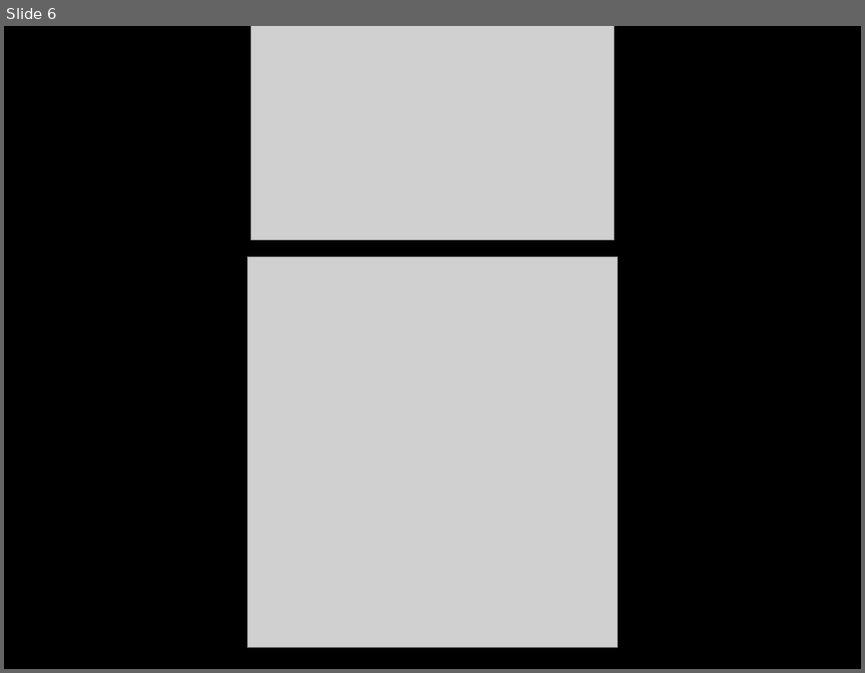
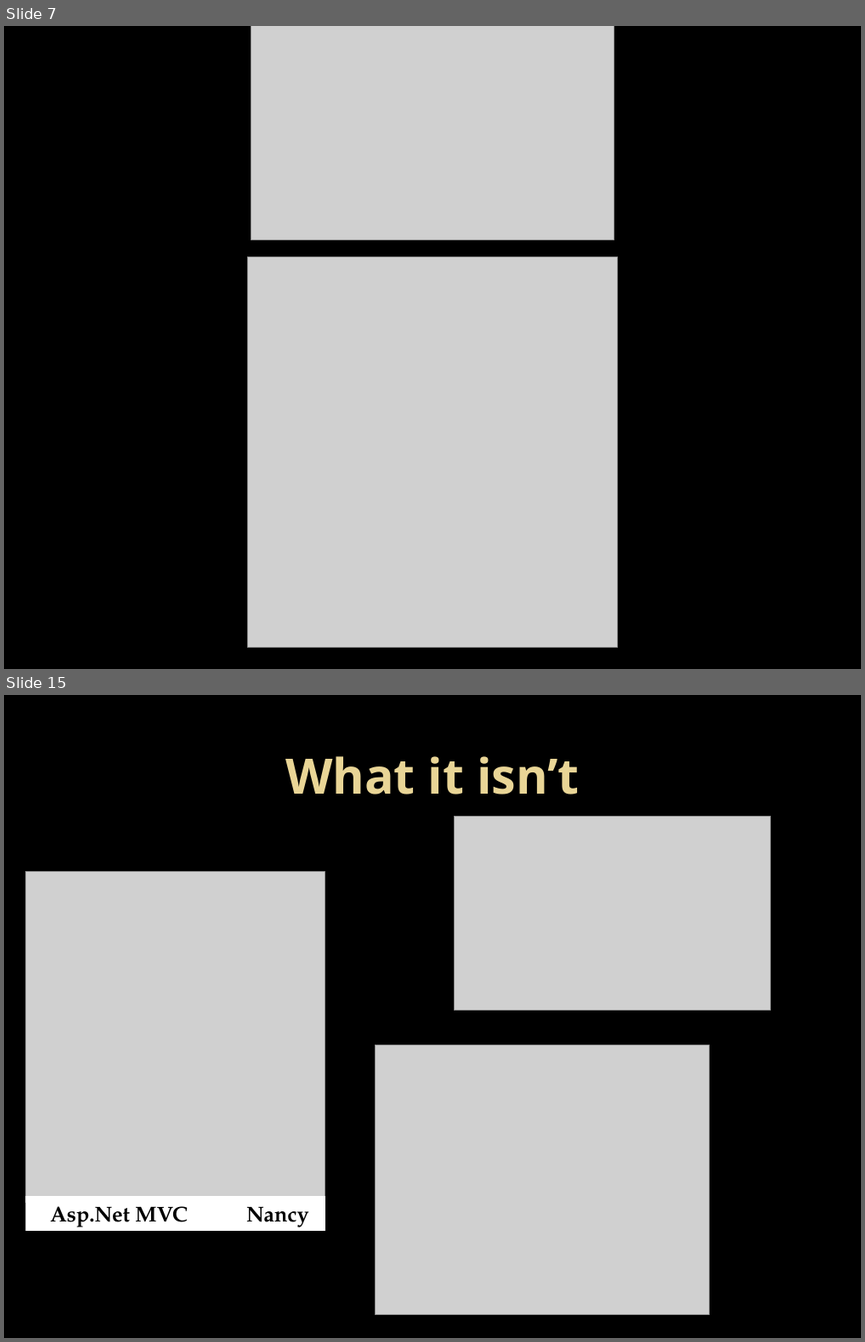
Before and after one commit to justinsoliz/ravendb_nancyfx_presentation, a slide deck: raven_nancy_slides.pptx. Shown one above the other, each under a label of ours: slide 6 before the commit, slides 7 and 15 after it; the slides between them are not shown. The pictures are 865x673 and 865x1342 pixels, drawn with LibreOffice and Linux fonts; fonts in the diff are those of the drawing; grey boxes stand for pictures; background and template pictures are left out. Boxes give left, top, right and bottom in pixels: in the first picture for what was removed or moved away, otherwise in the second. Text is boxed around its words. In the diff, an @@ line names an element or a change of style, - is before the commit and + after.

```diff
--- a/raven_nancy_slides.pptx
+++ b/raven_nancy_slides.pptx
@@ slide 15 added at (4, 695, 861, 1338), background picture (left out) @@
@@ title added at (285, 756, 579, 794), 41 pt, text gradient #EAD696 to #E7D081, bold @@
+What it isn’t
@@ picture added at (454, 817, 771, 1010) @@
@@ picture added at (25, 872, 325, 1202) @@
@@ picture added at (375, 1044, 710, 1315) @@
@@ rectangle added at (25, 1197, 325, 1231), fill #FFFFFF, 18 pt, text #000000, bold @@
+Asp.Net MVC Nancy
@@ what was slide 6 is now slide 7 @@
```
Also in this commit, not shown: 1 slide changed, 10 other slides added.
